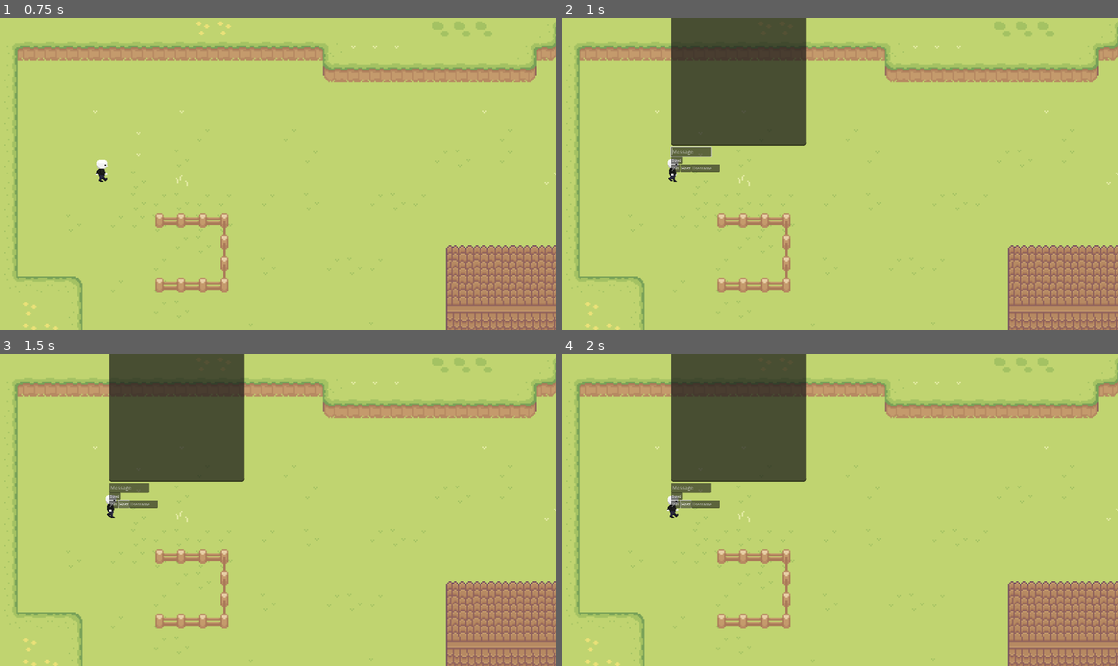
Above: before the commit, frames 1-4 (two rows, left to right).
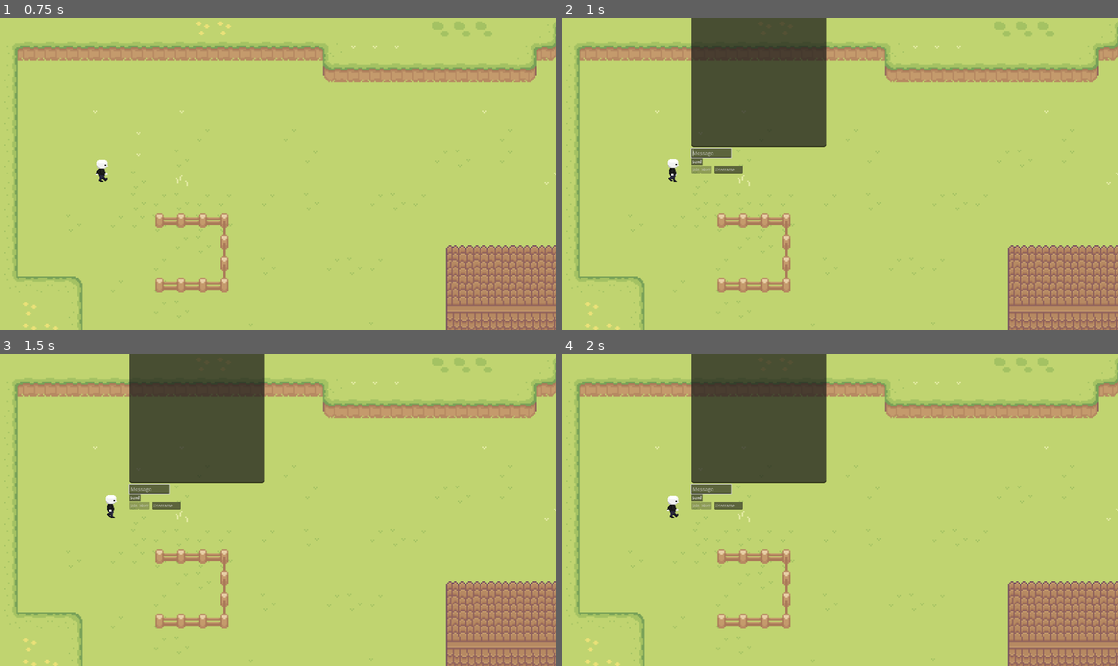
Above: after the commit, the same moments.

Repository: Yuepzee/CSE108_Project
Game: Godot game, scene res://Scenes/Lobby.tscn
The game is run twice, just before and just after one commit, with the same random seed, the same clock (stepped at 60 frames per second) and the same inputs.
Inputs (mouse positions are in pixels of both pictures, inside the frame that each line leads up to):
- Up to frame 1 (0.75 s): tap Enter (ui_accept) at 0.5 s; hold D (right) from 0.53 s (still down); hold Space from 0.53 s (still down)
- Up to frame 2 (1 s): keep holding D (right); keep holding Space; tap Enter (ui_accept) at 0.77 s; tap Tab at 0.8 s
- Up to frame 3 (1.5 s): tap Enter (ui_accept) at 1.07 s; release D (right) at 1.25 s; release Space at 1.25 s; click (122, 503) at 1.25 s, where only the run before the commit has a clickable "Host"
- Up to frame 4 (2 s): no input

Frame 1 is identical in both runs. In frame 2, 3.8% of the frame differs, in the area x 19-48%, y 0-50%; in frame 3, 3.8%; in frame 4, 3.8%.

Commit message:
Fixed up the chatroom features
Added a cooldown so player can't spam and players can't join room without making a name.
trying to make it so username is display constantly.

Diff:
--- a/chat_hub_game/Scenes/ChatRoom.tscn
+++ b/chat_hub_game/Scenes/ChatRoom.tscn
@@ -24,10 +24,19 @@
 metadata/_edit_use_anchors_ = true
 
 [node name="Username" type="LineEdit" parent="."]
-offset_left = 14.0
+offset_left = 16.0
 offset_top = -7.0
-offset_right = 131.0
+offset_right = 133.0
 offset_bottom = 24.0
+scale = Vector2(0.18, 0.18)
+placeholder_text = "Username"
+metadata/_edit_use_anchors_ = true
+
+[node name="UsernameLabel" type="LineEdit" parent="."]
+offset_left = -25.0
+offset_top = -20.0
+offset_right = 92.0
+offset_bottom = 11.0
 scale = Vector2(0.18, 0.18)
 placeholder_text = "Username"
 metadata/_edit_use_anchors_ = true
--- a/chat_hub_game/Scenes/Player.tscn
+++ b/chat_hub_game/Scenes/Player.tscn
@@ -266,3 +266,4 @@
 editor_draw_limits = true
 
 [node name="ChatMenu" parent="CharacterBody2D" instance=ExtResource("3_gntrk")]
+position = Vector2(15, 1)
--- a/chat_hub_game/Scenes/chat_room.gd
+++ b/chat_hub_game/Scenes/chat_room.gd
@@ -6,22 +6,96 @@
 @onready var send = $Send
 @onready var message = $Message
 @onready var chat_display = $ChatDisplay
+@onready var username_label = $UsernameLabel
+@onready var chat_panel = $ChatPanel
 
 var real_user : String
-var msg : String
 var is_initialized = false
+var can_send_message := true
+var chat_cooldown_timer : Timer
+var chat_visible := false
 
 func _ready():
-	# Hide the chat UI by default
-	visible = false
+	# Initialize UI elements with null checks
+	if chat_panel:
+		chat_panel.visible = false
+	else:
+		push_error("ChatPanel node not found - chat functionality will be limited")
 
-# Called when T key toggles the chat visibility
-func _process(_delta):
-	# When visible and Send button is pressed or Enter key is pressed while input has focus
-	if Input.is_action_just_pressed("ui_accept") and not Input.is_key_pressed(KEY_SPACE):
+	if username_label:
+		username_label.visible = false
+	else:
+		push_warning("UsernameLabel node not found - username won't be displayed")
+
+	if is_instance_valid(join):
+		join.disabled = true
+	if is_instance_valid(host):
+		host.disabled = true
+
+	# Setup cooldown timer
+	chat_cooldown_timer = Timer.new()
+	add_child(chat_cooldown_timer)
+	chat_cooldown_timer.wait_time = 1.0
+	chat_cooldown_timer.one_shot = true
+	chat_cooldown_timer.timeout.connect(_on_cooldown_end)
+
+	# Connect signals
+	if is_instance_valid(username):
+		username.text_changed.connect(_on_username_changed)
+	else:
+		push_error("Username node not found - connection will fail")
+
+	multiplayer.peer_connected.connect(_on_peer_connected)
+	multiplayer.peer_disconnected.connect(_on_peer_disconnected)
+
+	if not InputMap.has_action("toggle_chat"):
+		push_warning("'toggle_chat' input action not found - chat toggle won't work")
+
+func _on_cooldown_end():
+	can_send_message = true
+	if is_instance_valid(send):
+		send.disabled = false
+
+func _on_username_changed(new_text):
+	if not is_instance_valid(join) or not is_instance_valid(host):
+		return
+
+	var has_username = new_text.strip_edges() != ""
+	join.disabled = !has_username
+	host.disabled = !has_username
+
+func _input(event):
+	if not is_initialized:
+		return
+
+	if event.is_action_pressed("toggle_chat"):
+		toggle_chat()
+		get_viewport().set_input_as_handled()
+	elif event.is_action_pressed("ui_accept") and chat_visible and can_send_message:
 		_on_send_pressed()
+		get_viewport().set_input_as_handled()
+
+func toggle_chat():
+	if not is_instance_valid(chat_panel):
+		return
+
+	chat_visible = !chat_visible
+	chat_panel.visible = chat_visible
+
+	if chat_visible:
+		if is_instance_valid(message):
+			message.grab_focus()
+		get_tree().call_group("players", "set_chatting", true)
+	else:
+		if is_instance_valid(message):
+			message.release_focus()
+		get_tree().call_group("players", "set_chatting", false)
 
 func _on_host_pressed():
+	if not is_instance_valid(username) or username.text.strip_edges() == "":
+		print("Please enter a username before hosting")
+		return
+
 	var peer := WebSocketMultiplayerPeer.new()
 	var result = peer.create_server(8080)
 
@@ -31,38 +105,77 @@
 
 	get_tree().set_multiplayer(SceneMultiplayer.new(), self.get_path())
 	multiplayer.multiplayer_peer = peer
-	# Setup UI for host
-	host.hide()
-	join.hide()
-	real_user = username.text
-	username.hide()
+
+	if is_instance_valid(host): host.hide()
+	if is_instance_valid(join): join.hide()
+	if is_instance_valid(username): username.hide()
+
+	real_user = username.text if is_instance_valid(username) else "Unknown"
+	if is_instance_valid(username_label):
+		username_label.text = real_user
+		username_label.visible = true
+
 	is_initialized = true
 	print("Hosting server as: " + real_user)
 
 func _on_join_pressed():
+	if not is_instance_valid(username) or username.text.strip_edges() == "":
+		print("Please enter a username before joining")
+		return
+
 	var peer = WebSocketMultiplayerPeer.new()
 	peer.create_client("ws://localhost:8080")
 	get_tree().set_multiplayer(SceneMultiplayer.new(), self.get_path())
 	multiplayer.multiplayer_peer = peer
-	joined()
+
+	if is_instance_valid(host): host.hide()
+	if is_instance_valid(join): join.hide()
+	if is_instance_valid(username): username.hide()
+
+	real_user = username.text if is_instance_valid(username) else "Unknown"
+	if is_instance_valid(username_label):
+		username_label.text = "Player: " + real_user
+		username_label.visible = true
+
 	is_initialized = true
 	print("Joined server as: " + real_user)
 
 func _on_send_pressed():
-	if message.text.strip_edges() != "" and is_initialized:
-		print("Sending message: " + message.text)
-		rpc("msg_rpc", real_user, message.text)
-		message.text = ""
-		# Return focus to message input for continuous chat
+	if not is_instance_valid(message) or message.text.strip_edges() == "" or not is_initialized or not can_send_message:
+		return
+
+	print("Sending message: " + message.text)
+	rpc("msg_rpc", real_user, message.text)
+	message.text = ""
+
+	# Start cooldown
+	can_send_message = false
+	if is_instance_valid(send):
+		send.disabled = true
+	chat_cooldown_timer.start()
+
+	if is_instance_valid(message):
 		message.grab_focus()
 
-@rpc("any_peer", "call_local")
-func msg_rpc(username, data):
-	print("Received message from " + username + ": " + data)
-	chat_display.text += str(username, ": ", data, "\n")
+@rpc("any_peer", "call_local", "reliable")
+func msg_rpc(sender_name: String, msg_text: String):
+	print("Received message from " + sender_name + ": " + msg_text)
+	if is_instance_valid(chat_display):
+		chat_display.text += str(sender_name, ": ", msg_text, "\n")
+		chat_display.scroll_vertical = chat_display.get_line_count()
 
 func joined():
-	host.hide()
-	join.hide()
-	username.hide()
-	real_user = username.text
+	if is_instance_valid(host): host.hide()
+	if is_instance_valid(join): join.hide()
+	if is_instance_valid(username):
+		real_user = username.text
+
+func _on_peer_connected(id):
+	print("Player connected: ", id)
+	if is_instance_valid(chat_display):
+		chat_display.text += str("Player ", id, " connected\n")
+
+func _on_peer_disconnected(id):
+	print("Player disconnected: ", id)
+	if is_instance_valid(chat_display):
+		chat_display.text += str("Player ", id, " disconnected\n")
--- a/chat_hub_game/Scenes/player_stuff.gd
+++ b/chat_hub_game/Scenes/player_stuff.gd
@@ -5,6 +5,7 @@
 @onready var animation_tree = $AnimationTree
 @onready var state_machine = animation_tree.get("parameters/playback")
 @onready var chat_menu = $ChatMenu  # Reference to your chat menu scene
+@onready var username_label = $UsernameLabel
 
 var chat_open = false  # Track if chat is open
 
